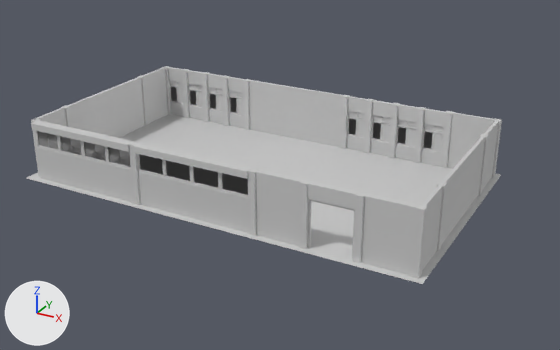
What one commit did to the FBX model VR/Assets/Art/3D Models/Sala/Sala.fbx.
Before and after are seen from a 50 mm lens placed at (21.1, -36.5, 18.6), pointed at (1.2, -0.2, 0.5). The lights are fixed; the arrows at lower left show +X, +Y and +Z. Vertices at the same position are counted once.

In view in the first picture: 'Sala'.
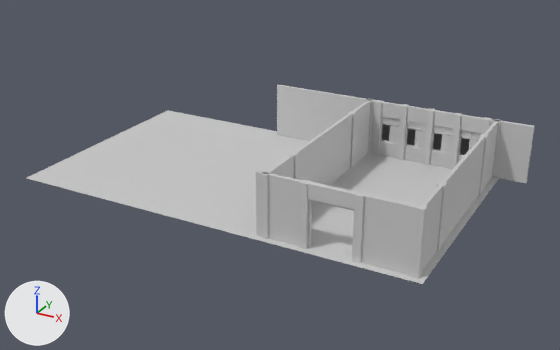
Commit message: Ajuste sala do saguao

What differs and where, as boxes [x1, y1, x2, y2] in the pictures (560 x 350 px; the box of a moved part takes in the faces that stretch with it):
'Sala', reshaped
    before: [27, 66, 502, 284]
    after: [27, 84, 534, 284]
part 1 of me_mesh_060, moved or reshaped
    before: [388, 103, 399, 158]
    after: [372, 100, 383, 155]
part 2 of me_mesh_060, moved or reshaped
    before: [414, 107, 425, 163]
    after: [397, 104, 409, 160]
part 3 of me_mesh_060, moved or reshaped
    before: [440, 111, 453, 168]
    after: [423, 108, 436, 165]
part 4 of me_mesh_060, moved or reshaped
    before: [492, 118, 502, 177]
    after: [449, 113, 462, 170]
part 5 of me_mesh_060, moved or reshaped
    before: [340, 95, 350, 149]
    after: [481, 117, 491, 134]
part 6 of me_mesh_060, moved or reshaped
    before: [243, 79, 251, 130]
    after: [348, 111, 356, 168]
part 7 of me_mesh_060, moved or reshaped
    before: [248, 168, 259, 236]
    after: [289, 152, 299, 179]
part 8 of me_mesh_060, moved or reshaped
    before: [129, 142, 140, 205]
    after: [260, 171, 271, 239]
part 9 of me_mesh_060, moved or reshaped
    before: [67, 77, 145, 138]
    after: [295, 113, 352, 185]
part 10 of me_mesh_060, moved or reshaped
    before: [249, 80, 343, 147]
    after: [277, 84, 377, 153]
part 11 of me_mesh_060, moved or reshaped
    before: [348, 96, 445, 127]
    after: [489, 119, 534, 183]
part 12 of me_mesh_060, moved or reshaped
    before: [222, 75, 230, 126]
    after: [353, 100, 371, 165]
part 13 of me_mesh_060, moved or reshaped
    before: [32, 107, 67, 126]
    after: [267, 155, 294, 178]
part 14 of me_mesh_060, moved or reshaped
    before: [346, 135, 442, 166]
    after: [379, 141, 463, 168]
part 15 of me_mesh_060, moved or reshaped
    before: [347, 117, 364, 138]
    after: [458, 137, 477, 157]
part 16 of me_mesh_060, moved or reshaped
    before: [348, 111, 365, 120]
    after: [460, 130, 481, 140]
part 17 of me_mesh_060, moved or reshaped
    before: [356, 119, 365, 137]
    after: [469, 139, 478, 150]
part 18 of me_mesh_060, moved or reshaped
    before: [348, 118, 357, 136]
    after: [459, 137, 470, 156]
part 19 of me_mesh_060, deleted
    before: [31, 66, 357, 233]
part 20 of me_mesh_060, moved or reshaped
    before: [371, 112, 494, 168]
    after: [380, 102, 502, 178]

The change, as a list of edits to the scene's bpy script:
```text
Change me_mesh_060:
    used by ob_sala; location = (0.0, 0.0, 0.0)
    remove me_mesh_060.from_pydata(...)  # 12457 vertices, 13025 faces; spans x -12.3..12.2, y -6.9..7.2, z 0.0..3.5
    add me_mesh_060.from_pydata(...)  # 6897 vertices, 7129 faces; spans x -12.3..13.8, y -6.9..7.2, z 0.0..3.5
    me_mesh_060 part 1: the loose piece of 96 vertices spanning x 5.3..5.7, y 6.5..6.9, z 0.0..3.5 is moved by (-1.1, 0.0, 0.0)
    me_mesh_060 part 2: the loose piece of 96 vertices spanning x 7.0..7.4, y 6.5..6.9, z 0.0..3.5 is moved by (-1.1, 0.0, 0.0)
    me_mesh_060 part 3: the loose piece of 96 vertices spanning x 8.6..9.0, y 6.6..7.0, z 0.0..3.5 is moved by (-1.1, -0.1, 0.0)
    me_mesh_060 part 4: the loose piece of 96 vertices spanning x 11.5..11.9, y 6.6..7.0, z 0.0..3.5 is moved by (-2.3, -0.1, 0.0)
    me_mesh_060 part 5: the loose piece of 96 vertices spanning x 1.9..2.3, y 6.5..6.9, z 0.0..3.5 is moved by (9.0, 0.0, 0.0)
    me_mesh_060 part 6: the loose piece of 96 vertices spanning x -5.3..-4.9, y 6.5..6.9, z 0.0..3.5 is moved by (8.9, -2.8, 0.0)
    me_mesh_060 part 7: the loose piece of 96 vertices spanning x 2.9..3.3, y -6.5..-6.1, z 0.0..3.5 is turned -90 degrees about the z axis through its middle, then moved by (0.7, 2.9, 0.0)
    me_mesh_060 part 8: the loose piece of 96 vertices spanning x -4.5..-4.1, y -6.5..-6.1, z 0.0..3.5 is moved by (8.1, 0.0, 0.0)
    me_mesh_060 part 9: the loose piece of 96 vertices spanning x -11.9..-11.7, y -3.2..3.8, z 0.0..3.5 is moved by (15.6, 0.0, 0.0)
    me_mesh_060 part 10: the loose piece of 96 vertices spanning x -5.0..2.0, y 6.6..6.8, z 0.0..3.5 is moved by (2.3, 0.0, 0.0)
    me_mesh_060 part 11: the loose piece of 96 vertices spanning x 2.3..8.7, y 6.6..6.8, z 2.6..3.5 is scaled about its middle by (0.391, 1, 3.86), then moved by (7.0, 0.0, -1.3), in mat_parede2 (light grey #cccccc)
    me_mesh_060 part 12: the loose piece of 96 vertices spanning x -7.0..-6.6, y 6.5..6.9, z 0.0..3.5 is scaled about its middle by (0.486, 6.39, 1), then moved by (10.6, -1.3, 0.0), in mat_parede2 (light grey #cccccc)
    me_mesh_060 part 13: the loose piece of 96 vertices spanning x -11.9..-11.7, y -6.1..-3.6, z 0.0..3.5 is moved by (15.6, 0.0, 0.0)
    me_mesh_060 part 14: the loose piece of 96 vertices spanning x 2.3..8.7, y 6.6..6.8, z 0.0..0.9 is moved by (2.3, 0.0, 0.0)
    me_mesh_060 part 15: the loose piece of 64 vertices spanning x 2.3..3.6, y 6.7..6.8, z 0.9..2.1 is moved by (7.3, 0.0, 0.0)
    me_mesh_060 part 16: the loose piece of 192 vertices spanning x 2.3..3.6, y 6.7..6.8, z 2.1..2.6 is moved by (7.3, 0.0, 0.0)
    me_mesh_060 part 17: the loose piece of 100 vertices spanning x 3.0..3.6, y 6.7, z 1.0..2.1 is moved by (7.3, 0.0, 0.0)
    me_mesh_060 part 18: the loose piece of 98 vertices spanning x 2.4..3.0, y 6.7, z 1.0..2.1 is moved by (7.3, 0.0, 0.0)
    me_mesh_060 part 19: 51 loose pieces with 6214 vertices, spanning x -12.0..3.0, y -6.6..6.9, z 0.0..3.5, are deleted
    me_mesh_060 part 20: 59 vertices moved within x 4.6..8.6, y 6.7..6.8, z 1.0..2.6; 842 vertices removed from x 4.0..11.5, y 6.7..6.9, z 0.0..3.5; 938 vertices added at x 4.6..11.9, y 6.5..6.9, z 0.0..3.5
    remove me_mesh_060.materials.append(mat_vidrojanelapequena)  # light grey #cccccc
    remove me_mesh_060.materials.append(mat_framejanelapequena)  # light grey #cccccc
```
